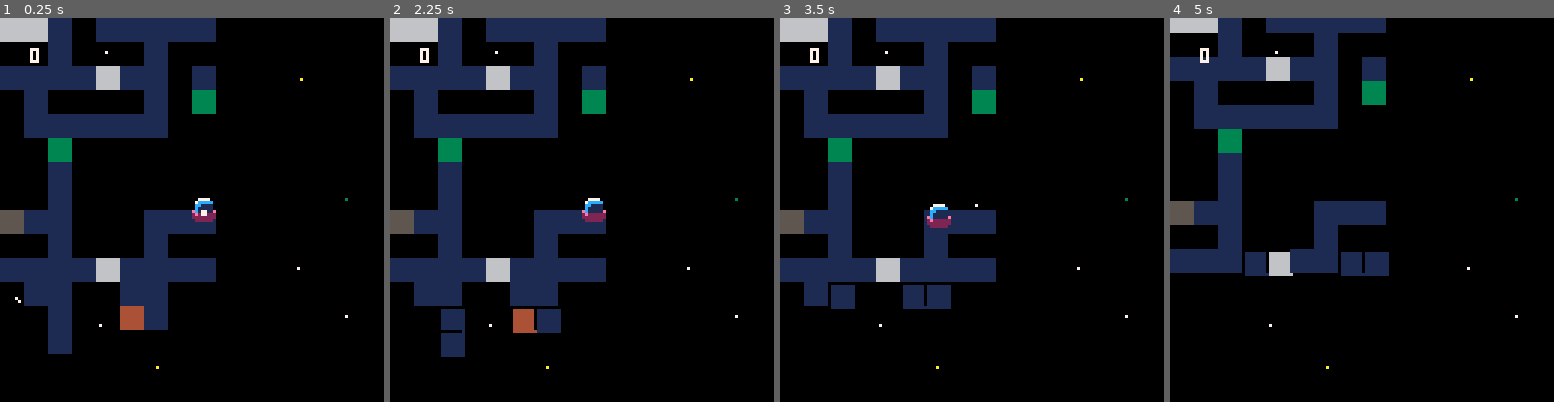
Above: before the commit, frames 1-4 (left to right).
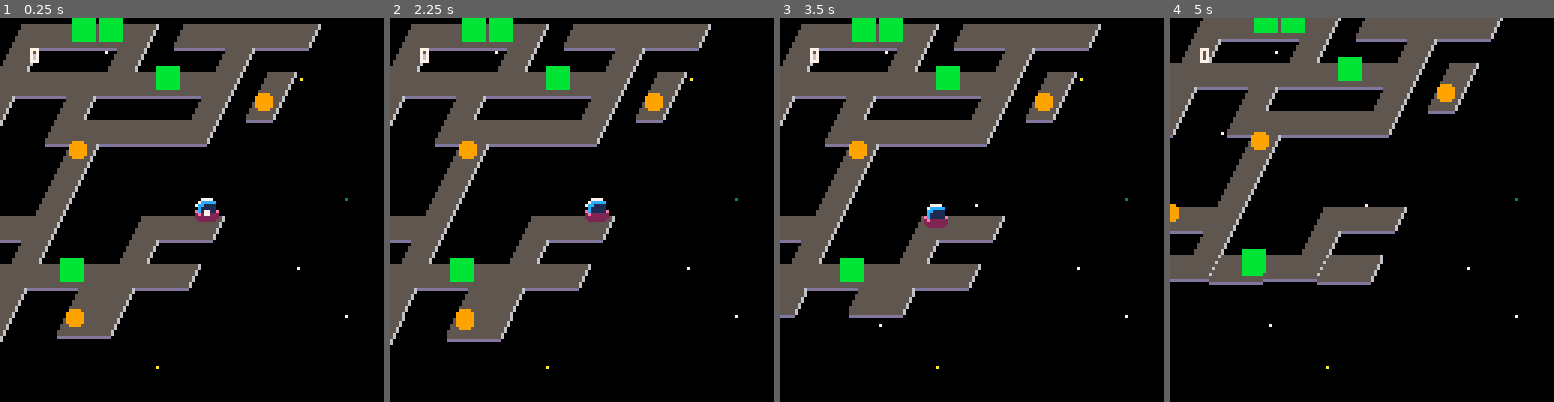
Above: after the commit, the same moments.

Repository: t-mw/superstar
Game: PICO-8 cartridge ld43.p8
Same seed, same stepped clock (60 frames per second), same inputs: the game is played once before the commit and once after it.
Inputs:
- Up to frame 1 (0.25 s): no input
- Up to frame 2 (2.25 s): tap X (X key) at 0.33, 1.07, 1.85 s; tap O (Z key) at 0.7, 1.7, 2.1 s; hold Right 1.6-2.1 s; hold Up from 2.15 s (still down)
- Up to frame 3 (3.5 s): release Up at 2.42 s; hold Right 2.47-3.03 s; tap O (Z key) at 2.5, 2.9, 3.3 s; tap X (X key) at 2.97 s; hold Left from 3.08 s (still down)
- Up to frame 4 (5 s): release Left at 3.58 s; hold Down 3.63-3.97 s; tap O (Z key) every 0.4 s from 3.7 to 4.9 s; hold Right 4.02-4.68 s; tap X (X key) at 4.08 s; hold Up from 4.73 s (still down)

The runs differ from the first frame. In frame 1, 34% of the frame differs, in the area x 0-84%, y 0-88%; in frame 2, 35%, in the area x 0-84%, y 0-89%; in frame 3, 32%; in frame 4, 30%.

Commit message:
Add y shift to tiles

Diff:
--- a/ld43.p8
+++ b/ld43.p8
@@ -88,11 +88,13 @@
 end
 
 function tile_to_screen(tx, ty)
-   return tx * 8, ty * 8
+   return tx * 9 - 4 * ty, ty * 8
 end
 
 function screen_to_tile(sx, sy)
-   return sx / 8, sy / 8
+   local ty = sy / 8
+   local tx = (sx + 4 * ty) / 9
+   return tx, ty
 end
 
 function lerp(a, b, t)
@@ -449,18 +451,44 @@
       rectfill(x0, y0, x1, y1, tile_type)
    end
 
-   function draw_tile_sprite(tx, ty, sprite, width, height)
+   function draw_tile_sprite(tx, ty, sprite, width, height, offset_x, offset_y)
       local x, y = tile_to_screen(tx, ty)
+      x += (offset_x or 0)
+      y += (offset_y or 0)
+
       width = width == nil and 8 or flr(width * 8)
       height = height == nil and 8 or flr(height * 8)
       sspr((sprite % 16) * 8, flr(sprite / 16) * 8, 8, 8, x + 4 - flr(width / 2), y + 4 - flr(height / 2), width, height)
+   end
+
+   function draw_tile_type_sprite(tx, ty, tile_type)
+      if tile_type == tile_types.solid then
+         return
+      else
+         -- offset to align tiles with objects above, since we don't have z
+         local base_offset_x = -2
+         local base_offset_y = 2
+         draw_tile_sprite(tx, ty, 32, 1, 1, base_offset_x, base_offset_y)
+         draw_tile_sprite(tx, ty, 33, 1, 1, base_offset_x + 8, base_offset_y + 0)
+         draw_tile_sprite(tx, ty, 48, 1, 1, base_offset_x + 0, base_offset_y + 8)
+         draw_tile_sprite(tx, ty, 49, 1, 1, base_offset_x + 8, base_offset_y + 8)
+
+         if tile_type == tile_types.floor then
+         elseif is_source_tile_type(tile_type) then
+            draw_tile_sprite(tx, ty, 4)
+         elseif tile_type == tile_types.destination then
+            draw_tile_sprite(tx, ty, 2)
+         else
+            assert(false)
+         end
+      end
    end
 
    for tx = 1, 16 do
       for ty = 1, 16 do
          local star_sprite = mget(star_map.tx + (tx - 1) % star_map.width, star_map.ty + (ty - 1) % star_map.height)
          if star_sprite != 0 then
-            draw_tile_sprite(tx, ty, star_sprite)
+            spr(star_sprite, tx * 8, ty * 8)
          end
       end
    end
@@ -489,10 +517,7 @@
       for y = start_y, end_y do
          local idx = to_1d_idx(x, y, map_size)
          local tile_type = state.map[idx]
-
-         if tile_type != tile_types.solid then
-            draw_tile(x, y, tile_type)
-         end
+         draw_tile_type_sprite(x, y, tile_type)
       end
    end
 
@@ -506,8 +531,7 @@
               local d_tpos = (collapse_frac % 0.1 > 0.05 and 1 / 8 or 0)
               local idx = to_1d_idx(tx, ty, map_size)
               local tile_type = state.map[idx]
-              draw_tile(tx, ty, 0)
-              draw_tile(tx + d_tpos, ty + d_tpos, tile_type)
+              draw_tile_type_sprite(tx + d_tpos, ty + d_tpos, tile_type)
    end)
 
    local move_frac = 1 - max(0, player.move_timer / max_move_timer)
@@ -594,6 +618,16 @@
 0003000000000000000000000000a000000000000000700000007000000000000000000000000000000000000000000000000000000000000000000000000000
 00000000000000000000000000000000000000000000000000000700000007000000000000000000000000000000000000000000000000000000000000000000
 00000000000000000700000000000000000000000000000000000070000000700000007000000000000000000000000000000000000000000000000000000000
+00000000000000000000000000000000000000000000000000000000000000000000000000000000000000000000000000000000000000000000000000000000
+00055555555560000000000000000000000000000000000000000000000000000000000000000000000000000000000000000000000000000000000000000000
+00055555555560000000000000000000000000000000000000000000000000000000000000000000000000000000000000000000000000000000000000000000
+00555555555600000000000000000000000000000000000000000000000000000000000000000000000000000000000000000000000000000000000000000000
+00555555555600000000000000000000000000000000000000000000000000000000000000000000000000000000000000000000000000000000000000000000
+05555555556000000000000000000000000000000000000000000000000000000000000000000000000000000000000000000000000000000000000000000000
+05555555556000000000000000000000000000000000000000000000000000000000000000000000000000000000000000000000000000000000000000000000
+55555555560000000000000000000000000000000000000000000000000000000000000000000000000000000000000000000000000000000000000000000000
+55555555560000000000000000000000000000000000000000000000000000000000000000000000000000000000000000000000000000000000000000000000
+ddddddddd00000000000000000000000000000000000000000000000000000000000000000000000000000000000000000000000000000000000000000000000
 __map__
 0101000000000000000100000000000000000000000000000000001100000000000000000000000000000000000000000000000000000000000000000000000000000000000000000000000000000000000000000000000000000000000000000000000000000000000000000000000000000000000000000000000000000000
 0101000201010000000100000000000000000000000000000000000000000000000000130000000000000000000000000000000000000000000000000000000000000000000000000000000000000000000000000000000000000000000000000000000000000000000000000000000000000000000000000000000000000000
